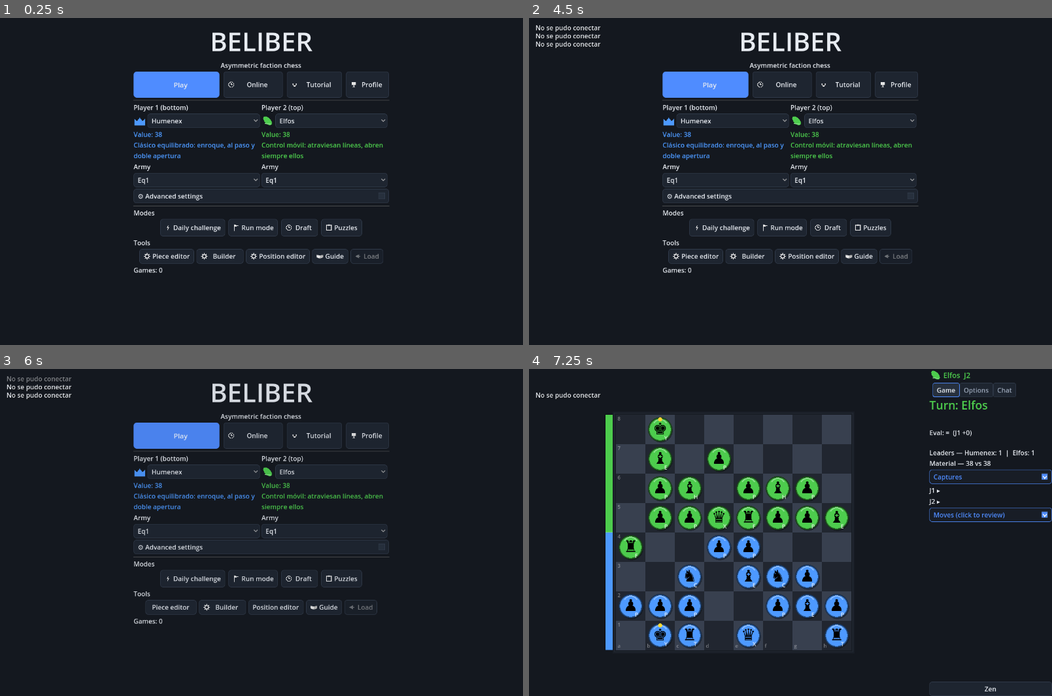
Above: before the commit, frames 1-4 (two rows, left to right).
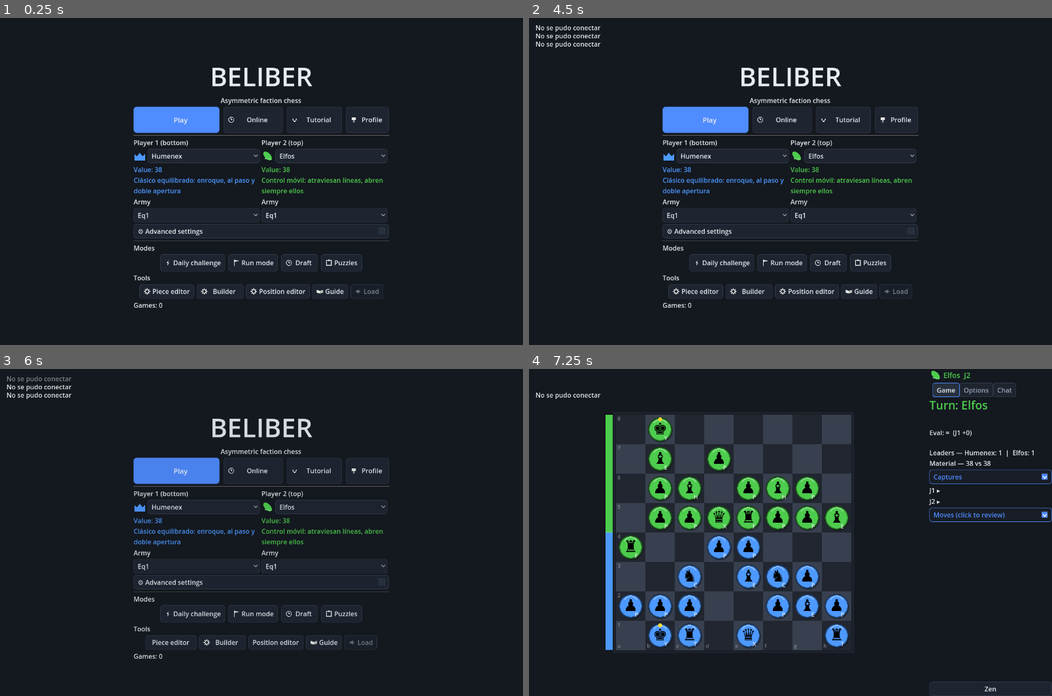
Above: after the commit, the same moments.

Repository: alesanfe/beliber
Game: Godot game, scene res://scenes/main.tscn
The game is run twice, just before and just after one commit, with the same random seed, the same clock (stepped at 60 frames per second) and the same inputs.
Inputs (mouse positions are in pixels of both pictures, inside the frame that each line leads up to):
- Up to frame 1 (0.25 s): no input
- Up to frame 2 (4.5 s): click "Online" at 0.5 s; click (800, 148) at 1.27 s; type "Alex" at 1.35 s; click "Buscar rival" at 2 s; click "Buscar rival" at 2.75 s; click "Buscar rival" at 3.5 s; click "← Back" at 4.25 s
- Up to frame 3 (6 s): click "Profile" at 5 s; click "Volver" at 5.75 s
- Up to frame 4 (7.25 s): click "Play" at 6.5 s

The runs differ from the first frame. In frame 1, 9.0% of the frame differs, in the area x 25-75%, y 4-89%; in frame 2, 9.0%; in frame 3, 8.8%; in frame 4, nothing differs.

Commit message:
menú centrado vertical + online con anchors+offsets
- menu_screen: wrapper sin EXPAND_FILL vertical → contenido pegado arriba con hueco abajo.

- online_screen: set_anchors_and_offsets_preset (misma defensa que draft).

Generated with Devin

Diff:
--- a/game/src/menu_screen.gd
+++ b/game/src/menu_screen.gd
@@ -19,6 +19,9 @@
 	margin.add_child(scroll)
 	var wrapper := CenterContainer.new()
 	wrapper.size_flags_horizontal = Control.SIZE_EXPAND_FILL
+	# sin EXPAND_FILL vertical el CenterContainer medía lo mismo que
+	# el VBox → el contenido quedaba pegado arriba con ~130px vacíos
+	wrapper.size_flags_vertical = Control.SIZE_EXPAND_FILL
 	scroll.add_child(wrapper)
 	app.select_ui = VBoxContainer.new()
 	app.select_ui.custom_minimum_size = Vector2(560, 0)
--- a/game/src/online_screen.gd
+++ b/game/src/online_screen.gd
@@ -7,11 +7,14 @@
 
 static func build(app) -> void:
 	app.editor_ui = Control.new()
-	app.editor_ui.set_anchors_preset(Control.PRESET_FULL_RECT)
+	# and_offsets: set_anchors_preset solo dejaba anchors=1 sin tocar
+	# offsets → size 0 si el padre medía 0 al añadirse (bug del draft)
+	app.editor_ui.set_anchors_and_offsets_preset(
+		Control.PRESET_FULL_RECT)
 	app.menu_root.visible = false
 	app.add_child(app.editor_ui)
 	var cc := CenterContainer.new()
-	cc.set_anchors_preset(Control.PRESET_FULL_RECT)
+	cc.set_anchors_and_offsets_preset(Control.PRESET_FULL_RECT)
 	app.editor_ui.add_child(cc)
 	var box := VBoxContainer.new()
 	box.custom_minimum_size = Vector2(560, 0)
Not shown, changed: docs/assets/menu.png
Not shown, changed: docs/assets/postgame.png
Not shown, changed: docs/assets/puzzles.png
Not shown, changed: docs/assets/tutorial.png
